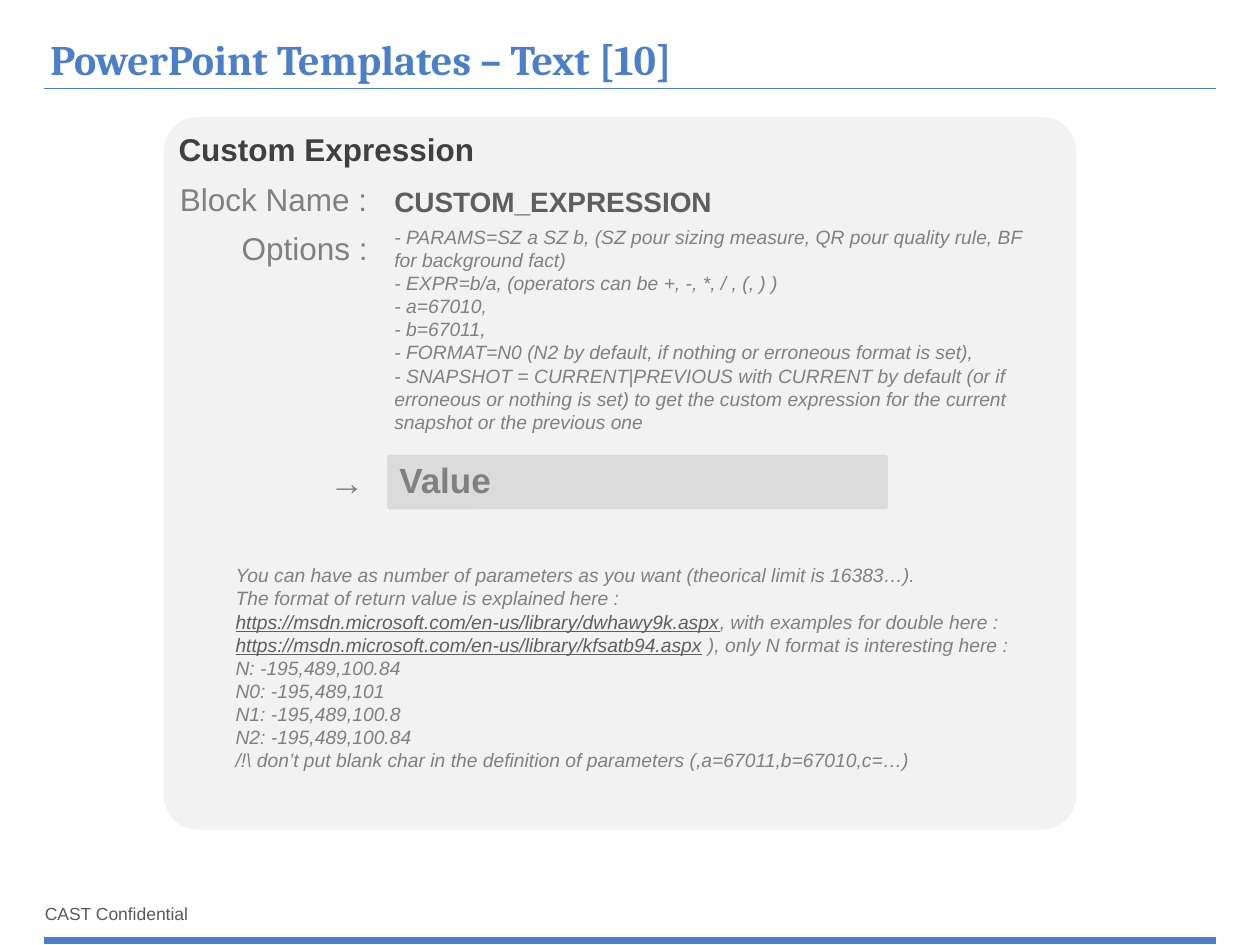
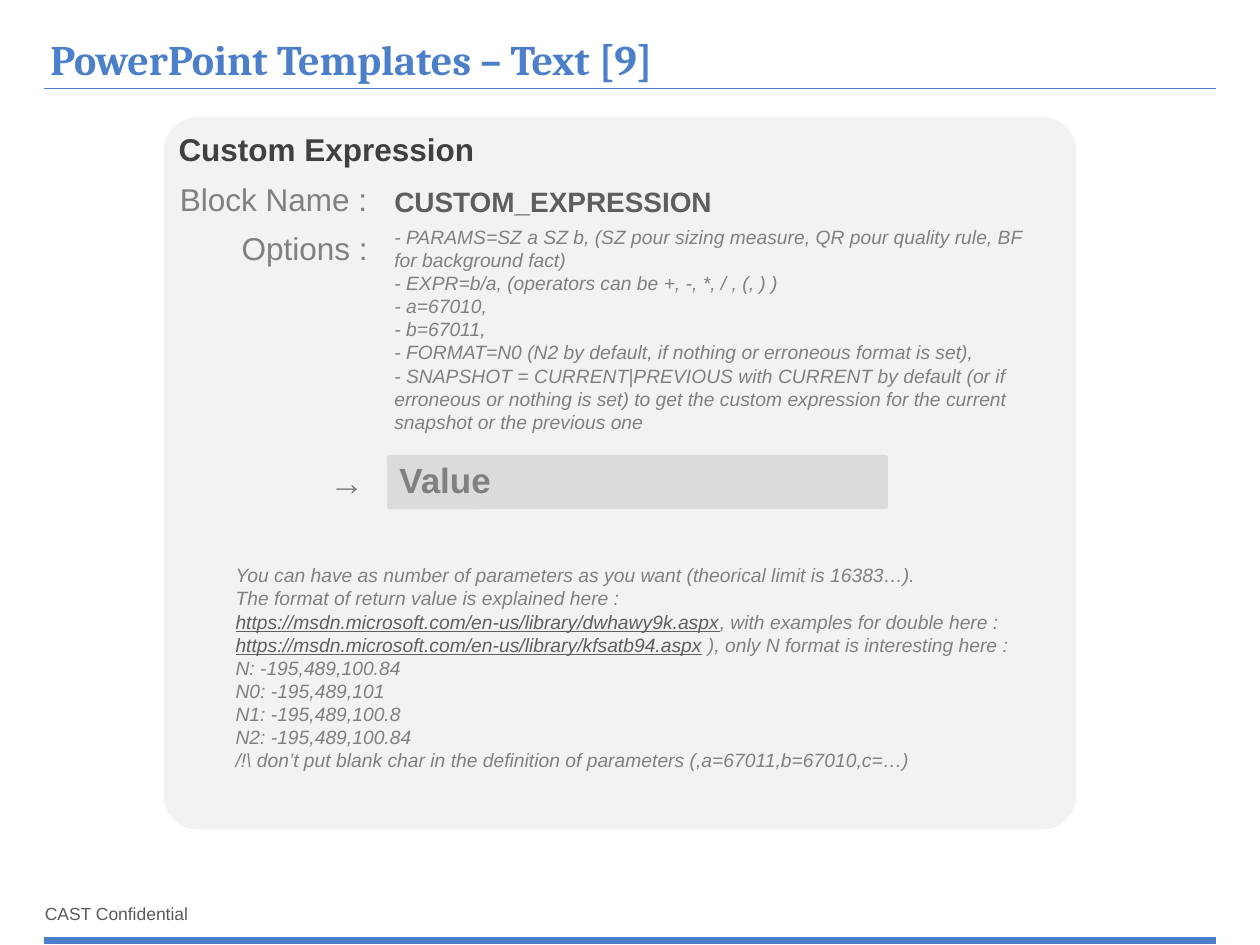
Before and after one commit to CAST-projects/ReportGenerator, a slide deck: slide 17 of CastReporting.Reporting/TemplatesFiles/1- Powerpoint-components-library.pptx (slide 18 before the commit). Drawn at 1260x945 pixels with LibreOffice and Linux fonts; fonts in the diff are those of the drawing; background and template pictures are left out. Boxes give left, top, right and bottom in pixels: in the first picture for what was removed or moved away, otherwise in the second. Text is boxed around its words. In the diff, an @@ line names an element or a change of style, - is before the commit and + after.

Commit message:
REPORTGEN-7 : RULE_TOTAL_CHECKS, RULE_FAILED_CHECKS, RULE_FAILED_ON_TOTAL_CHECKS and templates

```diff
--- a/CastReporting.Reporting/TemplatesFiles/1- Powerpoint-components-library.pptx
+++ b/CastReporting.Reporting/TemplatesFiles/1- Powerpoint-components-library.pptx
@@ title at (50, 44, 652, 84): text changed @@
-PowerPoint Templates – Text [10]
+PowerPoint Templates – Text [9]
```
Also in this commit, not shown: 3 other slides changed, 1 slide removed, 6 other files.
